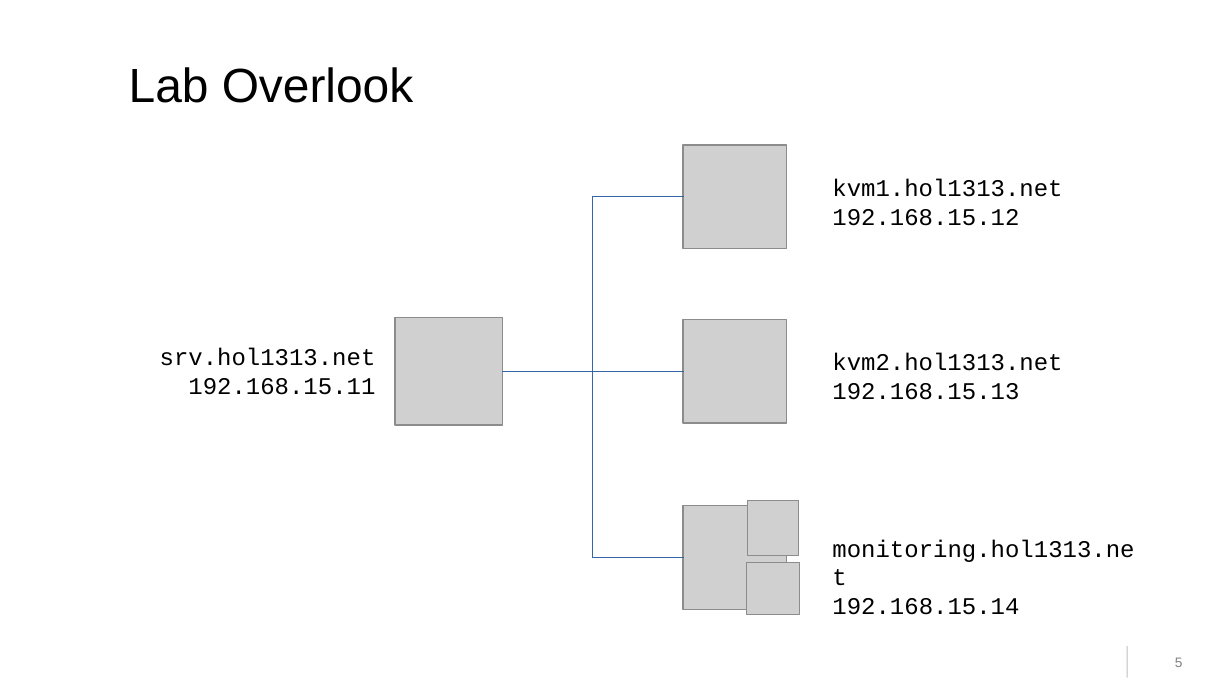
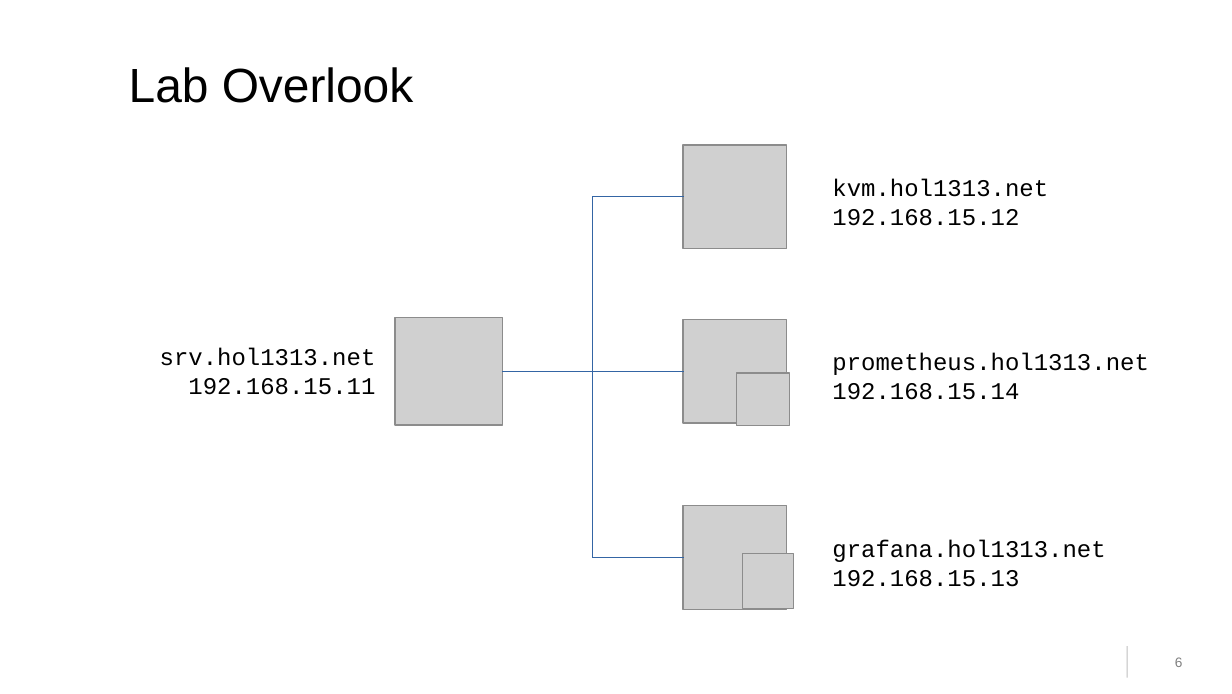
Before and after one commit to cbosdo/sumaform, a slide deck: slide 6 of lab/pdf/slides.odp (slide 5 before the commit). Drawn at 1232x694 pixels with LibreOffice and Linux fonts; fonts in the diff are those of the drawing; grey boxes stand for pictures; background and template pictures are left out. Boxes give left, top, right and bottom in pixels: in the first picture for what was removed or moved away, otherwise in the second. Text is boxed around its words. In the diff, an @@ line names an element or a change of style, - is before the commit and + after.

```diff
--- a/lab/pdf/slides.odp
+++ b/lab/pdf/slides.odp
@@ text at [832,179,1048,197]: text changed @@
-kvm1.hol1313.net
+kvm.hol1313.net
@@ text at [832,353,1148,400]: text changed @@
-kvm2.hol1313.net
-192.168.15.13
+prometheus.hol1313.net
+192.168.15.14
@@ picture: place and size @@
-picture at [748,500,798,556]
+picture at [737,373,790,426]
@@ text at [832,539,1105,587]: text changed @@
-monitoring.hol1313.net
-192.168.15.14
+grafana.hol1313.net
+192.168.15.13
@@ picture: place and size @@
-picture at [747,562,800,615]
+picture at [743,553,793,609]
```
Also in this commit, not shown: 7 other slides changed, 1 slide added, 1 slide removed.
